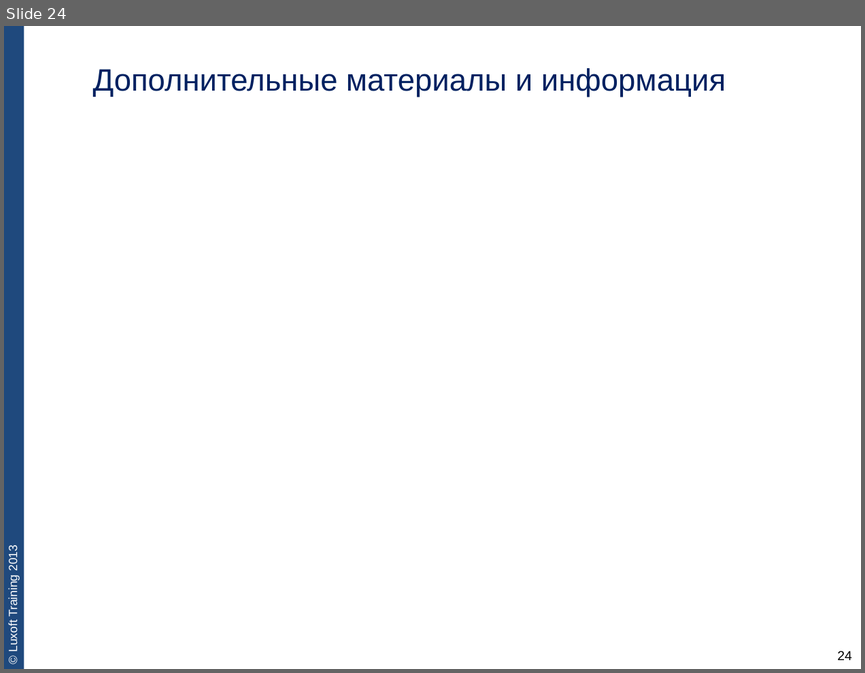
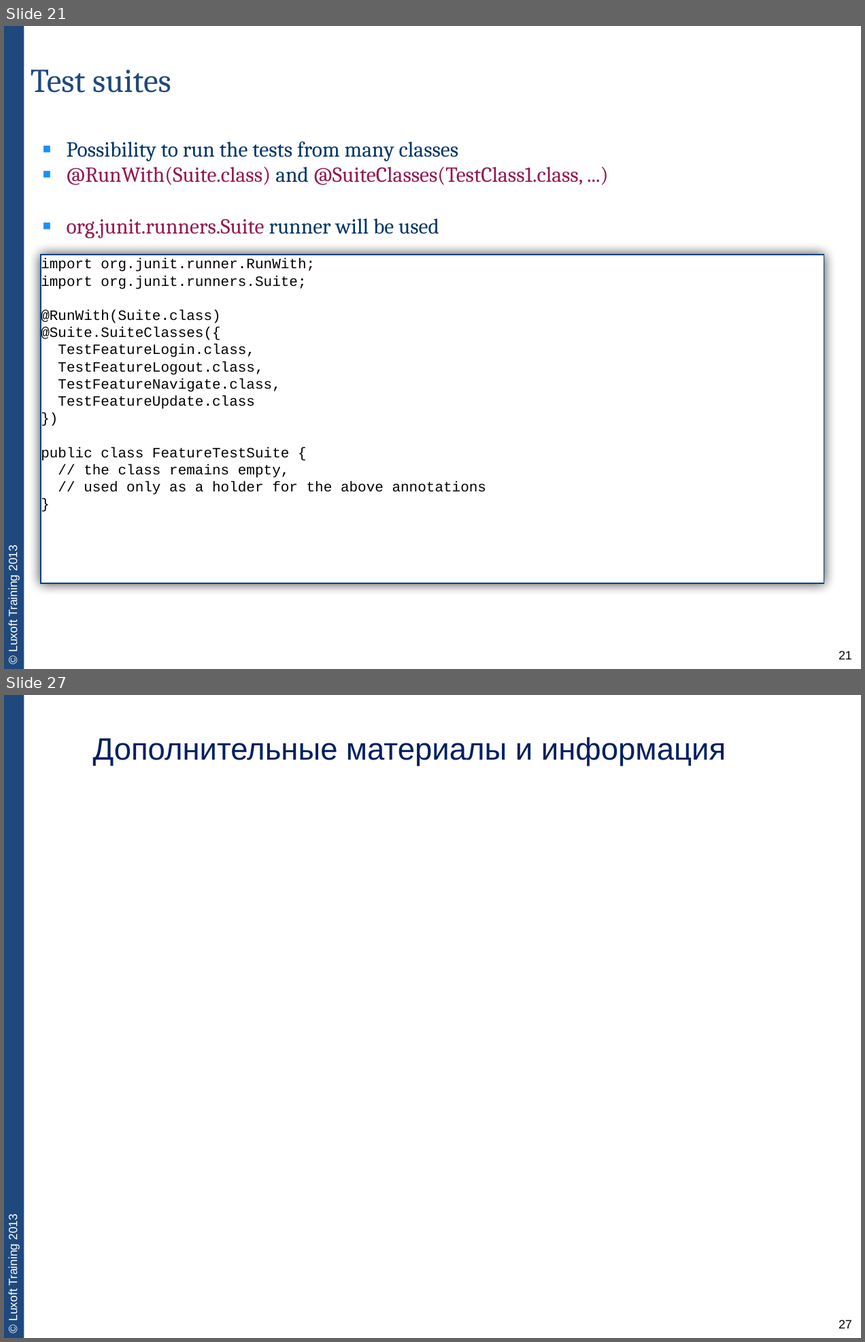
Before and after one commit to team3/lux-trainings-all, a slide deck: JVA-011. unit-testing-with-junit/JVA-011-lecture1-unit-testing-basics.pptx. Shown one above the other, each under a label of ours: slide 24 before the commit, slides 21 and 27 after it; the slides between them are not shown. The pictures are 865x673 and 865x1342 pixels, drawn with LibreOffice and Linux fonts; fonts in the diff are those of the drawing; background and template pictures are left out. Boxes give left, top, right and bottom in pixels: in the first picture for what was removed or moved away, otherwise in the second. Text is boxed around its words. In the diff, an @@ line names an element or a change of style, - is before the commit and + after.

```diff
--- a/JVA-011. unit-testing-with-junit/JVA-011-lecture1-unit-testing-basics.pptx
+++ b/JVA-011. unit-testing-with-junit/JVA-011-lecture1-unit-testing-basics.pptx
@@ slide 21 added at bbox=[4, 26, 861, 669], background #FFFFFF; not listed: 2 template elements that a slide beside it also shows @@
@@ title added at bbox=[31, 70, 171, 93], 28 pt, text #1F497D @@
+Test suites
@@ text added at bbox=[67, 141, 583, 238], 18 pt, text #941751 @@
+▪ Possibility to run the tests from many classes
+▪ @RunWith(Suite.class) and @SuiteClasses(TestClass1.class, ...)
+▪ org.junit.runners.Suite runner will be used
@@ rectangle added at bbox=[41, 254, 824, 583], fill #FFFFFF, outline #004281 1 pt, 12 pt, text #000000 @@
+import org.junit.runner.RunWith;
+import org.junit.runners.Suite;
+@RunWith(Suite.class)
+@Suite.SuiteClasses({
+TestFeatureLogin.class,
+TestFeatureLogout.class,
+TestFeatureNavigate.class,
+TestFeatureUpdate.class
+})
+public class FeatureTestSuite {
+// the class remains empty,
+// used only as a holder for the above annotations
+}
@@ page number added at bbox=[838, 650, 852, 659], 10.2 pt, text #000000 @@
+21
@@ what was slide 24 is now slide 27 @@
@@ page number at bbox=[838, 1319, 852, 1328]: text changed; size 11 to 10.2 pt @@
-24
+27
```
Also in this commit, not shown: 13 slides changed, 2 other slides added.
